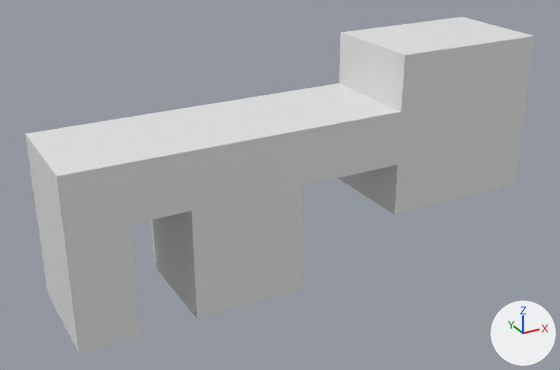
Two versions of the FBX model Assets/Models/Clutter/Schlüssel.fbx, one commit apart.
Camera for both pictures: a 50 mm camera at (-38.1, -64.5, 39.2) aimed at (0.8, 6.3, 3.8). Arrows for +X, +Y and +Z are at lower right; the lights stay in place.
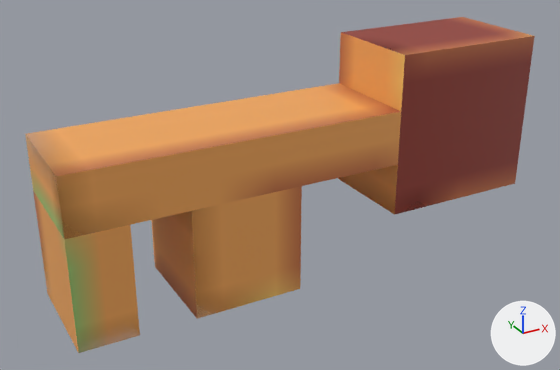
Changed parts and their boxes (x1, y1, x2, y2) in the pictures (560 x 370 px):
'cube', recoloured, surface changed (white to orange)
    both: (25, 83, 401, 239)
'cube_3', recoloured, surface changed (grey to brown)
    both: (338, 17, 535, 215)
'cube_2', recoloured (grey to brown)
    both: (151, 186, 302, 319)
'cube_1', recoloured (grey to brown)
    both: (33, 186, 140, 353)
part 1 of me_cube, surface changed (white to orange)
    before: (25, 83, 401, 239)
    after: (25, 83, 401, 238)

The edits, one by one:
Picture 'key.png' (img_key_png) is new.
Material 'key.png' (mat_key_png) is new.
Its texture is img_key_png (with its transparency).
me_cube_3 has 8 vertices, 6 faces and spans x 12.5..31.2, y 0.0..12.5, z 0.0..18.8.
me_cube_3 is used by ob_cube_3; location (0.0, 0.0, 0.0).
me_cube_3 part 2: texture (UV) coordinates of 6 of 6 faces, centred in x 12.5..31.2, y 0.0..12.5, z 0.0..18.8, changed; they spanned u 0.0..0.19, v 0.81..1.0 and now span u 0.0..0.56, v 0.44..0.88.
me_cube_3 now uses material mat_key_png (picture img_key_png).
me_cube has 8 vertices, 6 faces and spans x -25.0..12.5, y 0.0..12.5, z 6.2..12.5.
me_cube is used by ob_cube; location (0.0, 0.0, 0.0).
me_cube part 1: texture (UV) coordinates of 5 of 6 faces, centred in x -25.0..12.5, y 0.0..12.5, z 9.4..12.5, changed; they spanned u 0.0..0.38, v 0.88..1.0 and now span u 0.0..0.75, v 0.25..1.0.
me_cube now uses material mat_key_png (picture img_key_png).
me_cube_1 has 8 vertices, 6 faces and spans x -25.0..-18.75, y 0.0..12.5, z -6.25..6.25.
me_cube_1 now uses material mat_key_png (picture img_key_png).
me_cube_2 has 8 vertices, 6 faces and spans x -12.5..0.0, y 0.0..12.5, z -6.25..6.25.
me_cube_2 now uses material mat_key_png (picture img_key_png).
